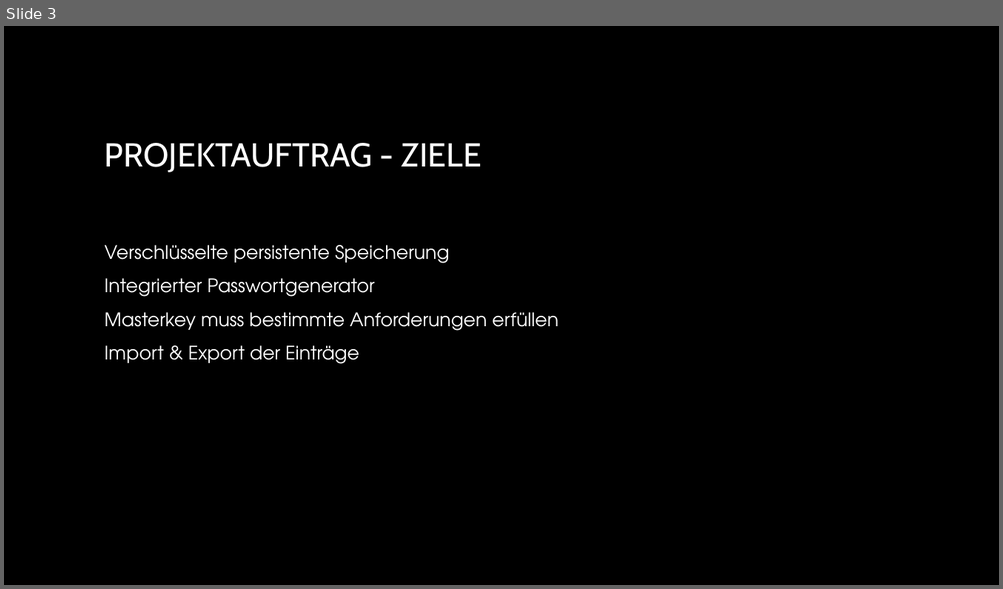
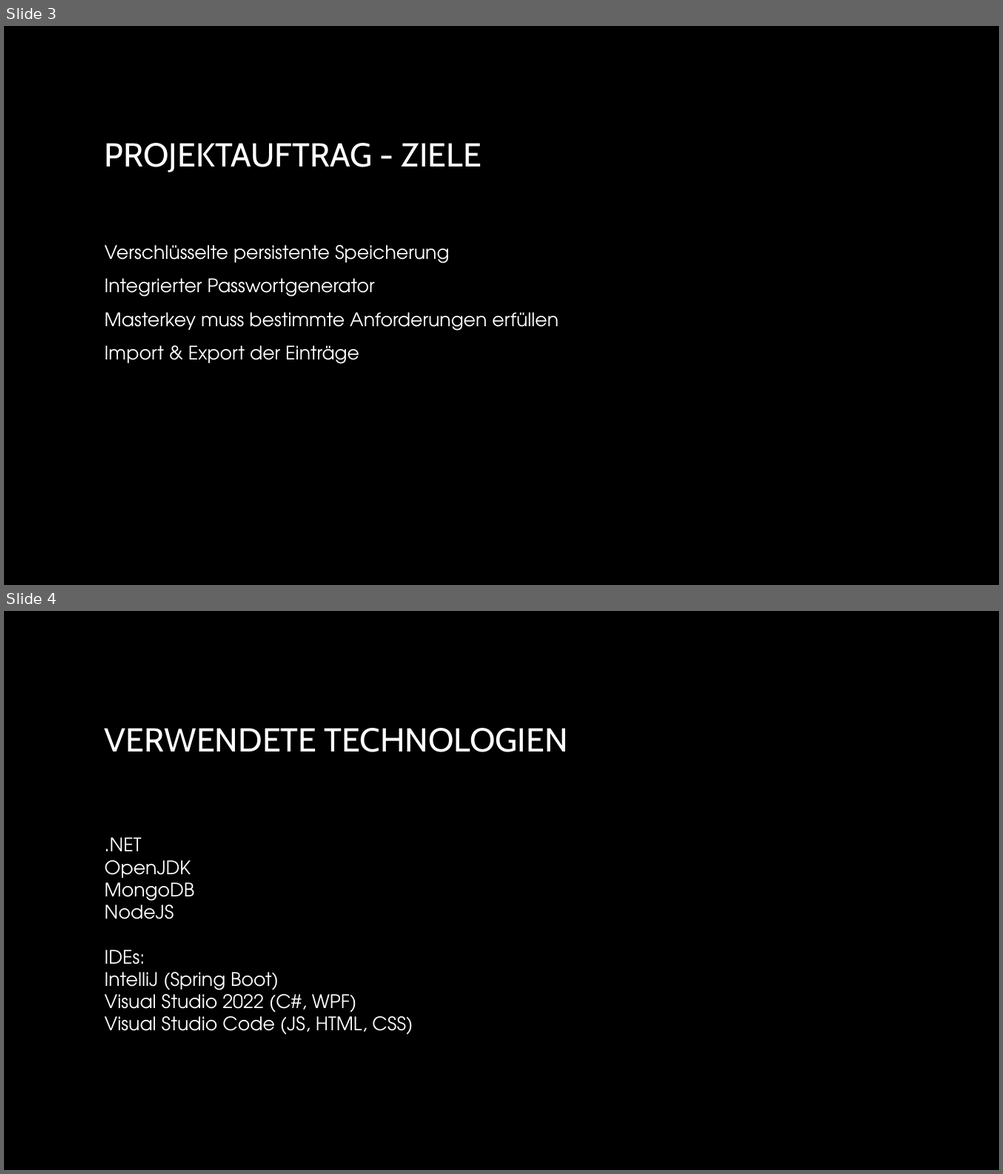
Before and after one commit to NebelNite/Passwortmanager, a slide deck: Passwortmanager.pptx. Shown one above the other, each under a label of ours: slide 3 before the commit, slides 3 and 4 after it. The pictures are 1003x589 and 1003x1174 pixels, drawn with LibreOffice and Linux fonts; fonts in the diff are those of the drawing; background and template pictures are left out. Boxes give left, top, right and bottom in pixels: in the first picture for what was removed or moved away, otherwise in the second. Text is boxed around its words. In the diff, an @@ line names an element or a change of style, - is before the commit and + after.

```diff
--- a/Passwortmanager.pptx
+++ b/Passwortmanager.pptx
@@ slide 4 added at (4, 611, 999, 1170), background picture (left out) @@
@@ title added at (105, 728, 568, 752), 32 pt, text gradient #FFFFFF to #A6A6A6 @@
+VERWENDETE TECHNOLOGIEN
@@ text added at (105, 837, 412, 1035), 18 pt, text #FFFFFF @@
+.NET
+OpenJDK
+MongoDB
+NodeJS
+IDEs:
+IntelliJ (Spring Boot)
+Visual Studio 2022 (C#, WPF)
+Visual Studio Code (JS, HTML, CSS)
```
Also in this commit, not shown: 1 slide changed, 9 other slides added, 3 slides removed, 25 other files.
